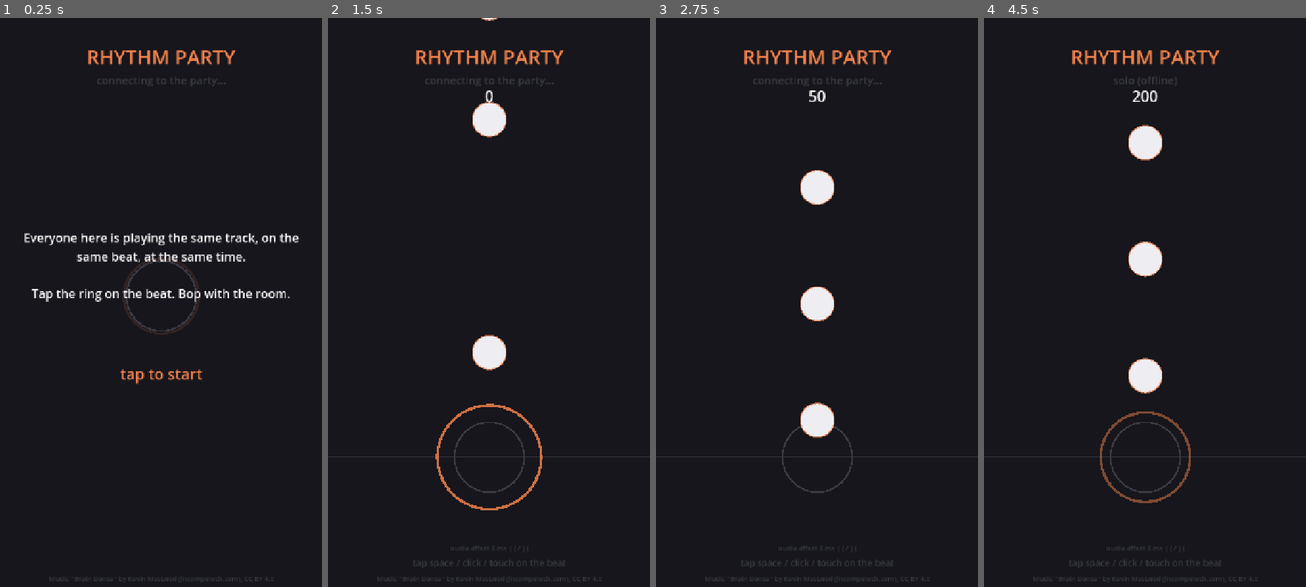
Above: before the commit, frames 1-4 (left to right).
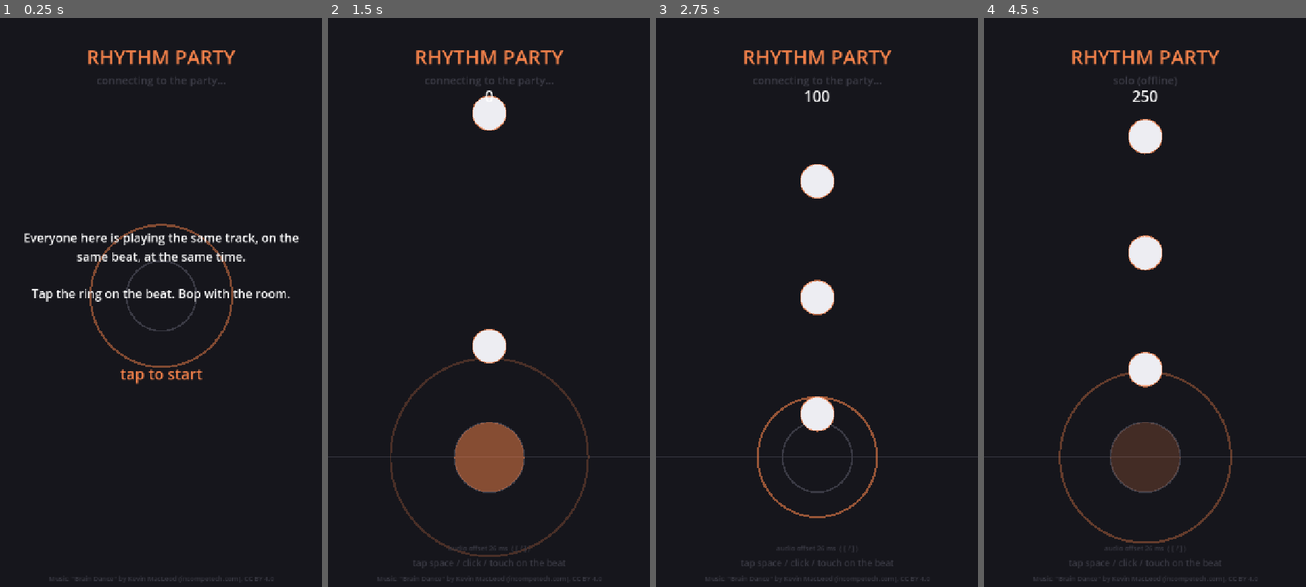
Above: after the commit, the same moments.

Repository: mirendev/sample-apps
Game: Godot game, scene res://main.tscn
Two runs of this game, one before a commit and one after it. Both use one fixed random seed, a clock stepped at 60 frames per second and the inputs below. Sound files missing from this copy of the repository are replaced by a short silence.
Inputs (mouse positions are in pixels of both pictures, inside the frame that each line leads up to):
- Up to frame 1 (0.25 s): no input
- Up to frame 2 (1.5 s): tap Enter at 0.5 s; move the mouse to (559, 274) at 0.52 s; click (559, 274) at 0.67 s; tap Space at 0.77, 1.25 s; move the mouse to (424, 330) at 1.27 s; click (424, 330) at 1.42 s
- Up to frame 3 (2.75 s): tap Space at 1.52, 2 s; move the mouse to (849, 177) at 2.02 s; click (849, 177) at 2.17 s
- Up to frame 4 (4.5 s): tap Space at 2.75, 3.02, 3.5, 3.77, 4.25 s; move the mouse to (1128, 421) at 2.77 s; click (1128, 421) at 2.92 s; move the mouse to (1241, 387) at 3.52 s; click (1241, 387) at 3.67 s; move the mouse to (1048, 217) at 4.27 s; click (1048, 217) at 4.42 s

The runs differ from the first frame. In frame 1, 0.8% of the frame differs, in the area x 27-73%, y 36-62%; in frame 2, 3.9%; in frame 3, 1.4%; in frame 4, 4.0%, in the area x 23-78%, y 12-94%.

Commit message:
rhythm-party: precise beat indicator + calibrated audio offset
Add a contracting "approach ring" that snaps onto the target exactly on the
beat, plus a sharp on-beat pop — an unambiguous visual downbeat that makes
the audio-offset easy to tune by eye against what you hear.

Bake the audio offset default to 26ms (hand-tuned on Mac/Chrome) and drop
the get_output_latency() seed, which is unreliable on the web platform. The
[ / ] keys still nudge it live; per-device tap-to-calibrate is step 5.

Diff:
--- a/rhythm-party/game/conductor.gd
+++ b/rhythm-party/game/conductor.gd
@@ -27,7 +27,9 @@
 ## Audio is heard a little after its logical position (output latency, plus any
 ## track lead-in). This shifts the visual/judging clock to match what you hear,
 ## without moving the audio itself. Positive = compensate for later audio.
-var audio_offset_ms := 0.0
+## Default hand-tuned on a Mac/Chrome setup; per-device calibration is step 5.
+## Tunable live with [ and ].
+var audio_offset_ms := 26.0
 
 var _running := false
 var _start_sec := 0.0
--- a/rhythm-party/game/main.gd
+++ b/rhythm-party/game/main.gd
@@ -26,8 +26,6 @@
 	conductor = Conductor.new()
 	add_child(conductor)
 	conductor.start()
-	# Seed from the platform's reported output latency; tune live with [ and ].
-	conductor.audio_offset_ms = AudioServer.get_output_latency() * 1000.0
 
 	music = MusicSync.new()
 	music.setup(conductor)
--- a/rhythm-party/game/note_field.gd
+++ b/rhythm-party/game/note_field.gd
@@ -19,6 +19,7 @@
 const LANE_X := W * 0.5
 const NOTE_R := 38.0
 const RING_R := 78.0
+const APPROACH_GROW := 150.0 # how far out the contracting beat ring starts
 const TITLE_RING_Y := 620.0
 
 var active := false
@@ -91,7 +92,7 @@
 
 		_notes = _notes.filter(func(n): return not (n["judged"] and ab - n["beat"] > 1.0))
 
-	_pulse = maxf(0.0, _pulse - delta * 3.5)
+	_pulse = maxf(0.0, _pulse - delta * 5.0)
 	if _judgment_ttl > 0.0:
 		_judgment_ttl -= delta
 		if _judgment_ttl <= 0.0:
@@ -116,24 +117,16 @@
 
 func _draw() -> void:
 	draw_rect(Rect2(0, 0, W, H), Look.BG)
+	var ab := _conductor.total_beats()
 
 	if not active:
-		# A lone beat ring, pulsing, so the room's beat is visible before you join.
-		var c := Vector2(LANE_X, TITLE_RING_Y)
-		draw_arc(c, RING_R, 0, TAU, 64, Look.DIM, 4.0)
-		if _pulse > 0.0:
-			draw_arc(c, RING_R + _pulse * 46.0, 0, TAU, 64, Color(Look.ACCENT, _pulse), 6.0)
+		_draw_beat_ring(Vector2(LANE_X, TITLE_RING_Y), ab)
 		return
 
 	draw_line(Vector2(LANE_X, 0), Vector2(LANE_X, H), Color(Look.DIM, 0.25), 2.0)
 	draw_line(Vector2(0, HIT_Y), Vector2(W, HIT_Y), Look.DIM, 3.0)
+	_draw_beat_ring(Vector2(LANE_X, HIT_Y), ab)
 
-	var hy := Vector2(LANE_X, HIT_Y)
-	draw_arc(hy, RING_R, 0, TAU, 64, Look.DIM, 4.0)
-	if _pulse > 0.0:
-		draw_arc(hy, RING_R + _pulse * 46.0, 0, TAU, 64, Color(Look.ACCENT, _pulse), 6.0)
-
-	var ab := _conductor.total_beats()
 	for n in _notes:
 		if n["judged"]:
 			continue
@@ -143,3 +136,15 @@
 		var y := lerpf(SPAWN_Y, HIT_Y, 1.0 - rel / APPROACH_BEATS)
 		draw_circle(Vector2(LANE_X, y), NOTE_R, Look.NOTE)
 		draw_arc(Vector2(LANE_X, y), NOTE_R, 0, TAU, 32, Color(Look.ACCENT, 0.6), 3.0)
+
+# A ring that contracts to meet the target exactly on the beat, plus a bright
+# pop on the beat itself — a precise "the beat is NOW" marker, handy for tuning
+# the audio offset by eye against what you hear.
+func _draw_beat_ring(center: Vector2, ab: float) -> void:
+	var to_next := 1.0 - fposmod(ab, 1.0)        # 1 just after a beat, 0 at the next
+	var ar := RING_R + to_next * APPROACH_GROW
+	var a := 0.2 + 0.6 * (1.0 - to_next)         # brighter as it closes in
+	draw_arc(center, ar, 0, TAU, 72, Color(Look.ACCENT, a), 5.0)
+	draw_arc(center, RING_R, 0, TAU, 72, Look.DIM, 4.0)
+	if _pulse > 0.0:
+		draw_circle(center, RING_R, Color(Look.ACCENT, _pulse * 0.6))
